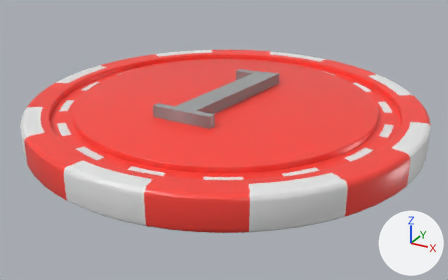
The glTF model models/coins/1_coin.glb: old version first, new version second.
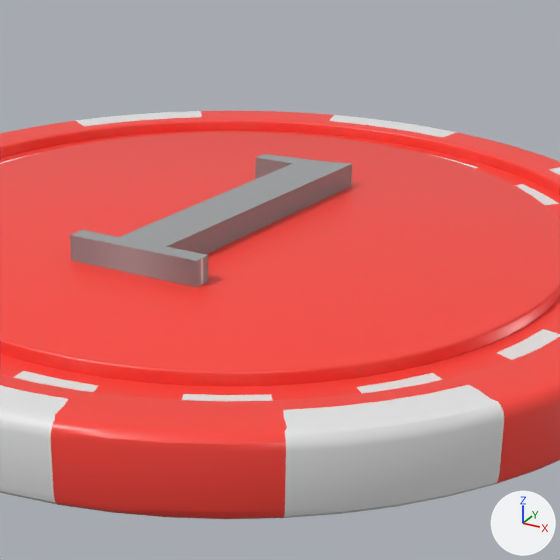
Old and new are each drawn whole from a camera (50 mm lens) standing at (3.81, -6.85, 3.09) and looking at (0.1, -0.1, -0.29) and again close up on the part from 27% to 83% of the width and 0% to 90% of the height. Every picture has the same lights, and +X, +Y and +Z are marked at lower right. Where no turn or scale is listed for an object, it has been applied to the vertices.

The first close-up shows 'Chip.008', 'Text.001'.
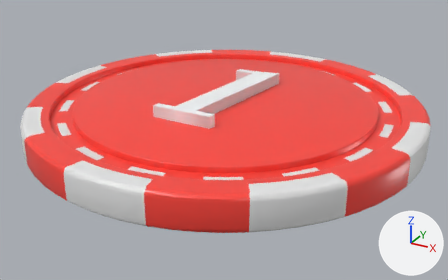
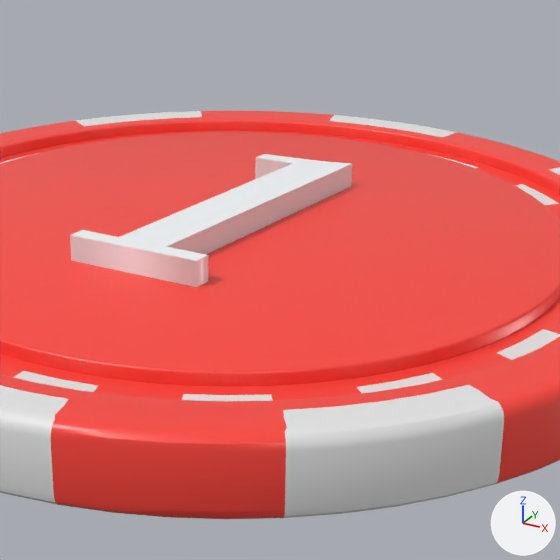
What differs and where, as boxes (x1, y1, x2, y2) in the close-ups (560 x 560 px):
'Text.001', recoloured: (70, 154, 352, 287) in both

The change in detail:
Material 'Material.003' (mat_material_003) changes colour from grey #9fa1a3 to white #f9fdff; in linear values from (0.348, 0.358, 0.366) to (0.949, 0.979, 1.0).
